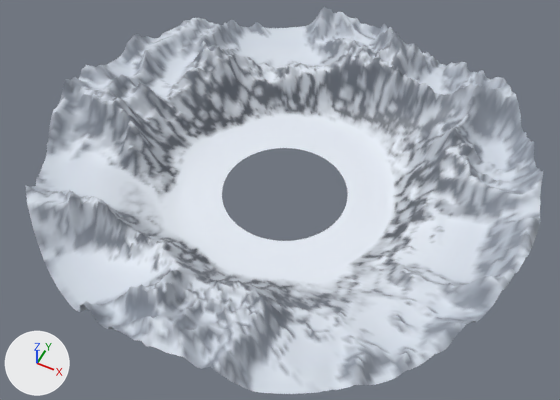
The glTF model crates/client/assets/models/pithead/pithead_peaks.glb as it was, and as the next commit left it.
The view is the same before and after, from a 50 mm camera at (551.0, -1127.0, 1279.0) aimed at (17.0, -60.0, -55.0). Lighting does not change. The marker at lower left points along +X, +Y and +Z. The first picture is the older version.

Objects in the first picture: 'peaks'.
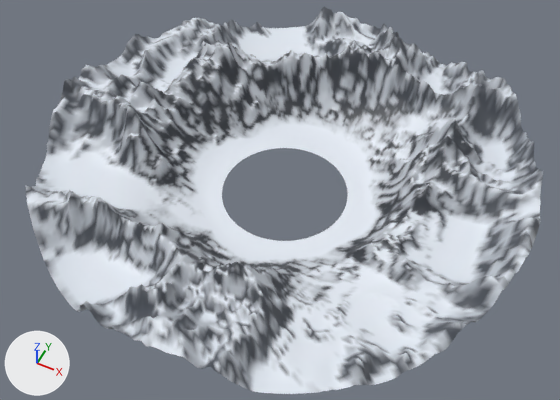
Boxes [x1, y1, x2, y2] around the edits, measured in the pictures (560 x 400 px; the box of a moved part takes in the faces that stretch with it):
part 1 of me_peaks, moved or reshaped: before [92, 41, 480, 329]; after [92, 40, 480, 329]
part 2 of me_peaks, recoloured: [25, 6, 543, 394] in both

What changed in the scene script:
```text
Change me_peaks:
    used by ob_peaks; location = (0.0, 0.0, 0.0)
    remove me_peaks.from_pydata(...)  # 29820 vertices, 58800 faces; spans x -570.0..570.0, y -570.0..570.0, z -95.0..91.0
    add me_peaks.from_pydata(...)  # 29820 vertices, 58800 faces; spans x -570.0..570.0, y -570.0..570.0, z -95.0..94.0
    me_peaks part 1: 17453 of 29820 vertices moved; they spanned x -428.0..424.0, y -428.0..428.0, z -95.0..76.0 and now span x -428.0..424.0, y -428.0..428.0, z -94.0..94.0; mean shift (0.0, 0.0, 23.0); largest move (-271.0, 173.0, -24.0) -> (-271.0, 173.0, 53.0)
    me_peaks part 2: 42215 kept faces spanning x -570.0..570.0, y -570.0..570.0, z -94.0..94.0 get new vertex colours
```
